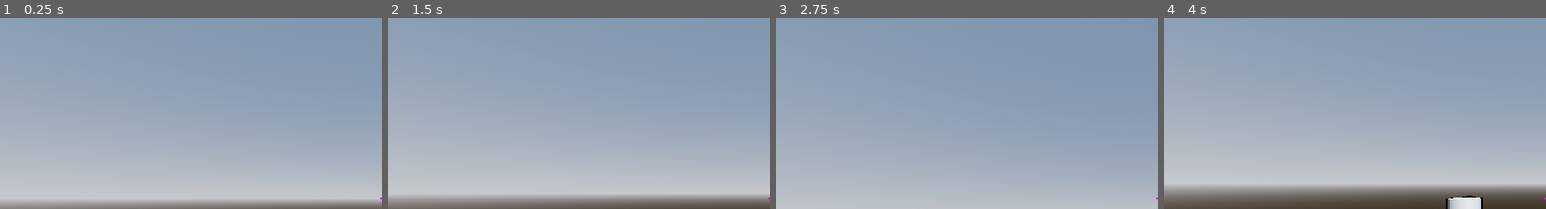
Above: before the commit, frames 1-4 (left to right).
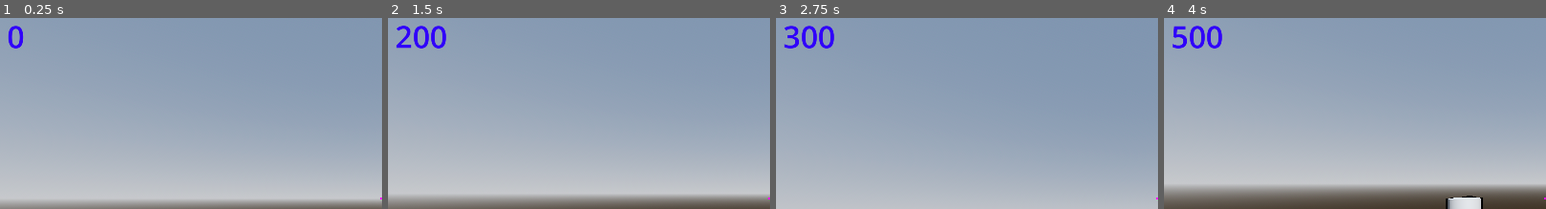
Above: after the commit, the same moments.

Repository: erykksc/krakjam25
Game: Godot game, scene res://game/game.tscn
The game is run twice, just before and just after one commit, with the same random seed, the same clock (stepped at 60 frames per second) and the same inputs.
Inputs (mouse positions are % of the whole screen's width and height, from its top left):
- Up to frame 1 (0.25 s): no input
- Up to frame 2 (1.5 s): move the mouse to (55, 50) at 0.52 s; click (55, 50) at 0.67 s; tap Enter at 1.25 s; move the mouse to (45, 50) at 1.27 s; click (45, 50) at 1.42 s
- Up to frame 3 (2.75 s): tap Space at 2 s; move the mouse to (52, 48) at 2.02 s; click (52, 48) at 2.17 s
- Up to frame 4 (4 s): tap Enter at 2.75 s; move the mouse to (49, 52) at 2.77 s; click (49, 52) at 2.92 s; tap Space at 3.5 s; move the mouse to (57, 51) at 3.52 s; click (57, 51) at 3.67 s
The pictures show only the part of the screen within x 0-50%, y 3-53%; the shares and areas given below are measured in that part.

The runs differ from the first frame. In frame 1, 0.3% of the frame differs, in the area x 2-7%, y 4-16%; in frame 2, 0.8%; in frame 3, 0.8%; in frame 4, 0.8%, in the area x 2-16%, y 4-16%.

Commit message:
feat: add total points to the game

Diff:
--- a/game/game.gd
+++ b/game/game.gd
@@ -1,13 +1,39 @@
 extends Node3D
 
 @onready var ControlNode:Control = %Control
+@onready var TotalPoints:Label = %TotalPoints
 var pointLabel: PackedScene = preload("res://point-label/point-label.tscn")
+
+var points: int = 0:
+    set(value):
+        var new_points:int = value - points
+        spawn_point_label(new_points)
+        points = value
+        TotalPoints.text = str(points)
+    get:
+        return points
+
+
+func _ready() -> void :
+    TotalPoints.text = "0"
+    # TODO: main game loop
+    # spawn clients
+    # add timers on clients
+    # when timers go off -> minus points -> queue free client
 
 func _input(event:InputEvent)->void:
     if event is InputEventMouseButton and event.button_index == MOUSE_BUTTON_LEFT and event.pressed:
-        spawn_point_label("+100")
+        points+=100
 
-func spawn_point_label(text: String)->void:
+func spawn_point_label(new_points: int)->void:
+    var text: String = ""
+    if new_points < 0:
+        text += "-"
+    else:
+        text += "+"
+
+    text += str(new_points)
+
     var popup:Label = pointLabel.instantiate()
     popup.text = text
 
--- a/game/game.tscn
+++ b/game/game.tscn
@@ -31,6 +31,10 @@
 
 [sub_resource type="BoxMesh" id="BoxMesh_7r2d6"]
 size = Vector3(4, 1, 2)
+
+[sub_resource type="LabelSettings" id="LabelSettings_0m1y1"]
+font_size = 80
+font_color = Color(0.186609, 0, 0.978389, 1)
 
 [node name="Game" type="Node3D"]
 script = ExtResource("1_mut44")
@@ -77,5 +81,15 @@
 offset_right = 40.0
 offset_bottom = 40.0
 
+[node name="TotalPoints" type="Label" parent="Control"]
+unique_name_in_owner = true
+layout_mode = 0
+offset_left = 21.0
+offset_top = 20.0
+offset_right = 201.0
+offset_bottom = 89.0
+text = "POINTS"
+label_settings = SubResource("LabelSettings_0m1y1")
+
 [node name="kubek" parent="." instance=ExtResource("4_1geip")]
 transform = Transform3D(1, 0, 0, 0, 1, 0, 0, 0, 1, 0.697837, 1.28343, 0)
Not shown: 1 places in game/game.tscn that only renumber resources
